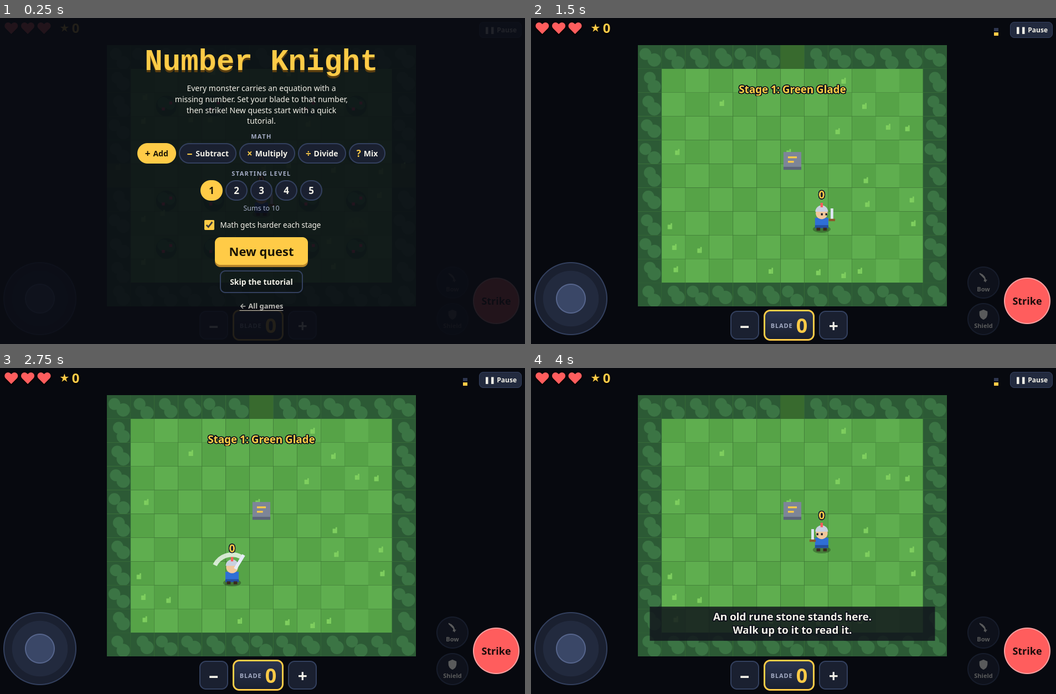
Above: before the commit, frames 1-4 (two rows, left to right).
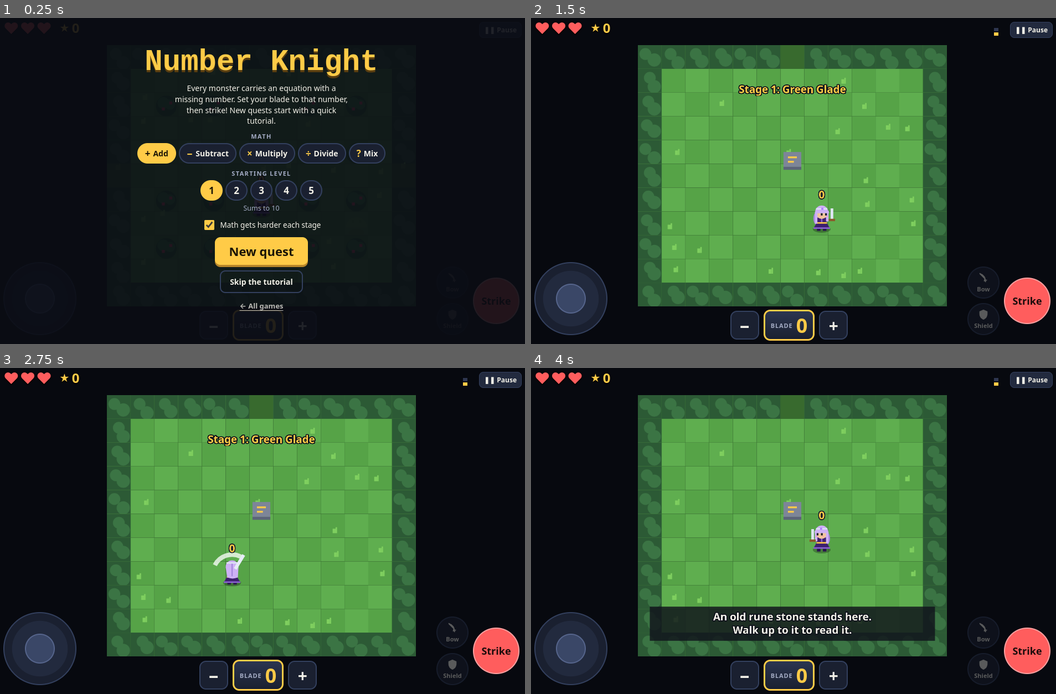
Above: after the commit, the same moments.

Repository: ryanjmaia/games-4-ed
Game: browser game, page games/number-knight/index.html
Two runs of this game, one before a commit and one after it. Both use one fixed random seed, a clock stepped at 60 frames per second and the inputs below.
Inputs:
- Up to frame 1 (0.25 s): no input
- Up to frame 2 (1.5 s): click "Skip the tutorial" at 0.27 s; hold D from 1.03 s (still down); tap Space at 1.1 s
- Up to frame 3 (2.75 s): release D at 1.53 s; hold S 1.58-1.85 s; tap Space at 1.6, 2.1, 2.6 s; hold A 1.9-2.47 s; hold W from 2.52 s (still down)
- Up to frame 4 (4 s): release W at 2.82 s; hold D 2.87-3.53 s; tap Space at 3.1, 3.6 s; hold W 3.58-3.82 s; hold A from 3.87 s (still down)

The runs differ from the first frame. In frame 2, 0.2% of the frame differs, in the area x 53-57%, y 56-66%; in frame 3, 0.2%; in frame 4, 0.2%, in the area x 53-57%, y 47-57%.

Commit message:
Number Knight: the hero is now a girl with lavender hair and a dark purple outfit; matching Number Rally racer and homepage picture
Co-Authored-By: Claude Opus 5.5 <noreply@anthropic.com>
Claude-Session: https://claude.ai/code/session_012NpEjnDq4nwwyEJQVVU1Gp

Diff:
--- a/games/number-knight/index.html
+++ b/games/number-knight/index.html
@@ -1377,15 +1377,38 @@
     ctx.fillRect(sx, sy - 7, 1.8, 8); ctx.fillStyle = '#8a5a2a'; ctx.fillRect(sx - 1.2, sy, 4.2, 1.6);
   };
   if (p.dir === 'N') drawBladeIdle();
-  // body
-  ctx.fillStyle = '#2f6fd6'; ctx.fillRect(x - 4.5, y - 2 + bob, 9, 7);
-  ctx.fillStyle = '#244f9e'; ctx.fillRect(x - 4.5, y + 3 + bob, 9, 2);
-  ctx.fillStyle = '#3a2a1f'; ctx.fillRect(x - 3.5, y + 5, 2.5, 2); ctx.fillRect(x + 1, y + 5, 2.5, 2);
-  // head + helmet
-  ctx.fillStyle = '#f2c79b'; ctx.beginPath(); ctx.arc(x, y - 5 + bob, 4, 0, 6.3); ctx.fill();
-  ctx.fillStyle = '#c9d1e0'; ctx.beginPath(); ctx.arc(x, y - 6 + bob, 4.3, Math.PI, 0); ctx.fill();
-  ctx.fillStyle = '#ff5d5d'; ctx.fillRect(x - .8, y - 12 + bob, 1.6, 3);
-  if (p.dir !== 'N'){ ctx.fillStyle = '#1b1d2a'; const ex = dx * 1.5; ctx.fillRect(x - 2 + ex, y - 5 + bob, 1.2, 1.4); ctx.fillRect(x + 1 + ex, y - 5 + bob, 1.2, 1.4); }
+  // the knight: a girl with long lavender hair in a dark purple tunic and skirt
+  const HAIR = '#cdb1f5', HAIR_D = '#a385dc', SUIT = '#3d1f6e', SUIT_D = '#29134d', TRIM = '#8a63d2';
+  const hy = y - 5 + bob, ex = dx * 1.4, sway = Math.sin(p.step * .5) * .6;
+  // long hair behind the shoulders
+  if (p.dir !== 'N'){ ctx.fillStyle = HAIR_D; ctx.beginPath(); ctx.ellipse(x - ex * .6, hy + 3.5, 4.8, 5.6, 0, 0, 6.3); ctx.fill(); }
+  // boots
+  ctx.fillStyle = SUIT_D; ctx.fillRect(x - 3.2, y + 4.5, 2.4, 2.6); ctx.fillRect(x + .8, y + 4.5, 2.4, 2.6);
+  // tunic with a flared skirt, gold belt and light purple hem
+  ctx.fillStyle = SUIT; ctx.fillRect(x - 3.5, y - 2 + bob, 7, 4);
+  ctx.beginPath(); ctx.moveTo(x - 3.5, y + 1.5 + bob); ctx.lineTo(x + 3.5, y + 1.5 + bob); ctx.lineTo(x + 5.6, y + 5.4 + bob); ctx.lineTo(x - 5.6, y + 5.4 + bob); ctx.closePath(); ctx.fill();
+  ctx.fillStyle = TRIM; ctx.fillRect(x - 5.6, y + 4.5 + bob, 11.2, 1); ctx.fillRect(x - .5, y - 2 + bob, 1, 3);
+  ctx.fillStyle = '#ffcb47'; ctx.fillRect(x - 3.5, y + 1 + bob, 7, 1);
+  // head
+  ctx.fillStyle = '#f2c79b'; ctx.beginPath(); ctx.arc(x, hy, 3.8, 0, 6.3); ctx.fill();
+  ctx.fillStyle = HAIR;
+  if (p.dir === 'N'){
+    // seen from behind: all hair, falling down her back
+    ctx.beginPath(); ctx.arc(x, hy - .4, 4.3, 0, 6.3); ctx.fill();
+    ctx.beginPath(); ctx.moveTo(x - 4.3, hy); ctx.lineTo(x + 4.3, hy); ctx.lineTo(x + 3.6 + sway, hy + 6.8); ctx.quadraticCurveTo(x + sway, hy + 8.4, x - 3.6 + sway, hy + 6.8); ctx.closePath(); ctx.fill();
+    ctx.fillStyle = HAIR_D; ctx.fillRect(x - .4, hy - 3, .8, 9);
+  } else {
+    // crown of hair, bangs and side locks framing the face
+    ctx.beginPath(); ctx.arc(x, hy - .8, 4.4, Math.PI, 0); ctx.fill();
+    ctx.fillRect(x - 4.4 + ex * .3, hy - 1.6, 8.8, 1.6);
+    ctx.fillRect(x - 4.6, hy - 1, 1.7, 6.5 + (dx > 0 ? 1.5 : 0)); ctx.fillRect(x + 2.9, hy - 1, 1.7, 6.5 + (dx < 0 ? 1.5 : 0));
+    // eyes and rosy cheeks
+    ctx.fillStyle = '#1b1d2a'; ctx.fillRect(x - 2 + ex, hy, 1.2, 1.5); ctx.fillRect(x + .9 + ex, hy, 1.2, 1.5);
+    ctx.fillStyle = '#ff9eb5'; ctx.fillRect(x - 2.6 + ex, hy + 1.8, 1.1, .7); ctx.fillRect(x + 1.6 + ex, hy + 1.8, 1.1, .7);
+  }
+  // silver circlet with a purple gem
+  ctx.fillStyle = '#dfe6f5'; ctx.fillRect(x - 3.8, hy - 3.4, 7.6, .9);
+  if (p.dir !== 'N'){ ctx.fillStyle = '#b07cff'; ctx.fillRect(x - .7 + ex * .3, hy - 3.7, 1.4, 1.4); }
   if (p.dir !== 'N') drawBladeIdle();
   // shield
   if (p.shielding){ ctx.fillStyle = '#6fb6ff'; ctx.strokeStyle = '#dff0ff'; ctx.lineWidth = 1; ctx.beginPath(); ctx.arc(x + dx * 7, y + dy * 6, 6, 0, 6.3); ctx.fill(); ctx.stroke(); }
--- a/games/number-rally/index.html
+++ b/games/number-rally/index.html
@@ -461,10 +461,10 @@
 /* ---------- settings ---------- */
 // Racers come from the other Games 4 Ed games. Each one drives a kart in their own color.
 const CHARS = {
-  knight:    {name:'Knight',     color:'#2f6fd6', from:'Number Knight'},
+  knight:    {name:'Knight',     color:'#5a2ea6', from:'Number Knight'},
   dragon:    {name:'Dragon',     color:'#3fbf9f', from:'Number Knight'},
   slime:     {name:'Slime King', color:'#6fd14a', from:'Number Knight'},
-  lich:      {name:'Lich',       color:'#9a6cf0', from:'Number Knight'},
+  lich:      {name:'Lich',       color:'#6c7393', from:'Number Knight'},
   alien:     {name:'Blip',       color:'#ff6f8e', from:'Number Blasters'},
   detective: {name:'Detective',  color:'#d0883e', from:'State Detective'},
 };
@@ -1649,20 +1649,24 @@
   const tri = (pts, col) => { c.fillStyle = col; c.beginPath(); pts.forEach(([px, py], i) => i ? c.lineTo(px, py) : c.moveTo(px, py)); c.closePath(); c.fill(); };
   switch (id){
     case 'knight': {
-      ell(x, y - r * 1.15, r * .22, r * .5, '#ff5d5d');
+      // the Number Knight hero: long lavender hair, silver circlet with a purple gem
+      const HAIR = '#cdb1f5', HAIR_D = '#a385dc';
       if (front){
+        ell(x, y + r * .55, r * 1.15, r * 1.05, HAIR_D);
         circ(x, y, r, '#f2c79b');
-        ell(x, y - r * .12, r * 1.06, r * 1.02, '#c9d1e0', Math.PI, 0);
-        c.fillStyle = '#9aa3b8'; c.fillRect(x - r * 1.06, y - r * .2, r * 2.12, r * .2);
-        eyes(r * .25, r * .36, r * .12, '#1b1d2a', false);
-        ell(x, y + r * .62, r * .2, r * .08, '#c0655a');
-        c.fillStyle = '#7a4a2a'; c.fillRect(x - r * 1.0, y, r * .22, r * .7); c.fillRect(x + r * .78, y, r * .22, r * .7);
+        ell(x, y - r * .2, r * 1.08, r * .95, HAIR, Math.PI, 0);
+        c.fillStyle = HAIR; c.fillRect(x - r * 1.08, y - r * .3, r * .38, r * 1.5); c.fillRect(x + r * .7, y - r * .3, r * .38, r * 1.5);
+        c.fillRect(x - r * .8, y - r * .45, r * 1.6, r * .3);
+        eyes(r * .15, r * .36, r * .13, '#1b1d2a', false);
+        ell(x - r * .55, y + r * .5, r * .16, r * .09, '#ff9eb5'); ell(x + r * .55, y + r * .5, r * .16, r * .09, '#ff9eb5');
+        ell(x, y + r * .62, r * .16, r * .07, '#c0655a');
       } else {
-        c.fillStyle = '#7a4a2a'; c.fillRect(x - r * .8, y + r * .1, r * 1.6, r * .75);
-        circ(x, y, r, '#c9d1e0');
-        c.fillStyle = '#9aa3b8'; c.fillRect(x - r, y - r * .15, r * 2, r * .2);
-        c.fillStyle = '#e6ecf8'; c.fillRect(x - r * .08, y - r * .95, r * .16, r * .8);
+        c.fillStyle = HAIR; c.beginPath(); c.moveTo(x - r * 1.05, y); c.lineTo(x + r * 1.05, y); c.lineTo(x + r * .9, y + r * 1.5); c.quadraticCurveTo(x, y + r * 1.8, x - r * .9, y + r * 1.5); c.closePath(); c.fill();
+        circ(x, y - r * .05, r * 1.05, HAIR);
+        c.fillStyle = HAIR_D; c.fillRect(x - r * .06, y - r * .8, r * .12, r * 2.3);
       }
+      c.fillStyle = '#dfe6f5'; c.fillRect(x - r * .95, y - r * .8, r * 1.9, r * .2);
+      if (front) circ(x, y - r * .72, r * .17, '#b07cff');
       break;
     }
     case 'dragon': {
--- a/index.html
+++ b/index.html
@@ -89,7 +89,7 @@
       </div>
     </a>
     <a class="game" href="games/number-knight/">
-      <div class="shot"><img src="assets/knight.jpg" alt="A knight in a garden dungeon facing slimes with equations above them" loading="lazy"></div>
+      <div class="shot"><img src="assets/knight.jpg" alt="A knight with lavender hair and a purple tunic in a garden dungeon, facing a slime and a bat with equations above them" loading="lazy"></div>
       <div class="info">
         <h2>Number Knight</h2>
         <p>Explore a dungeon where every monster carries an equation. Set your blade to the missing number, then strike. Three stages and three bosses.</p>
Binary file changed: assets/knight.jpg
